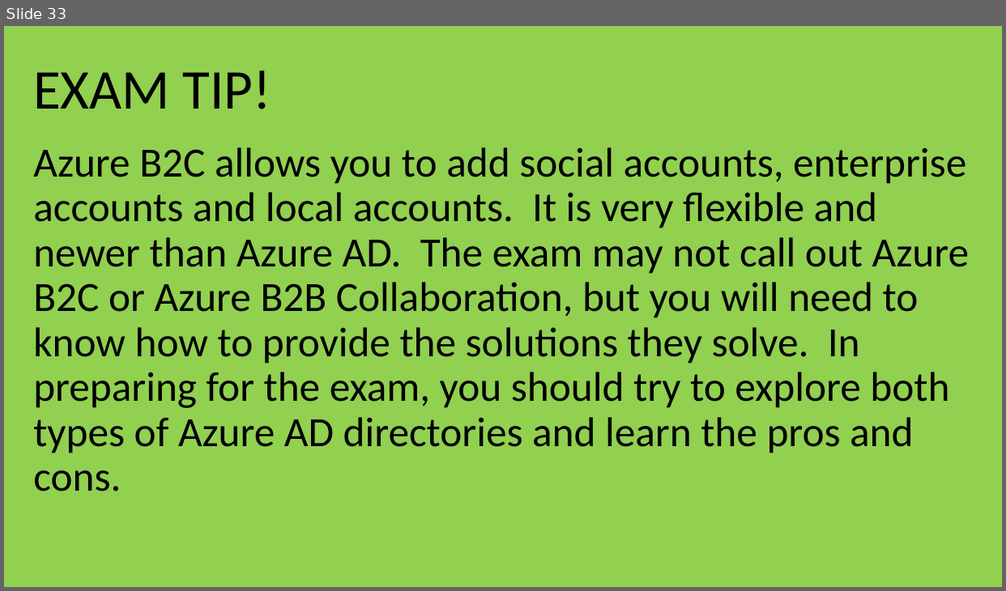
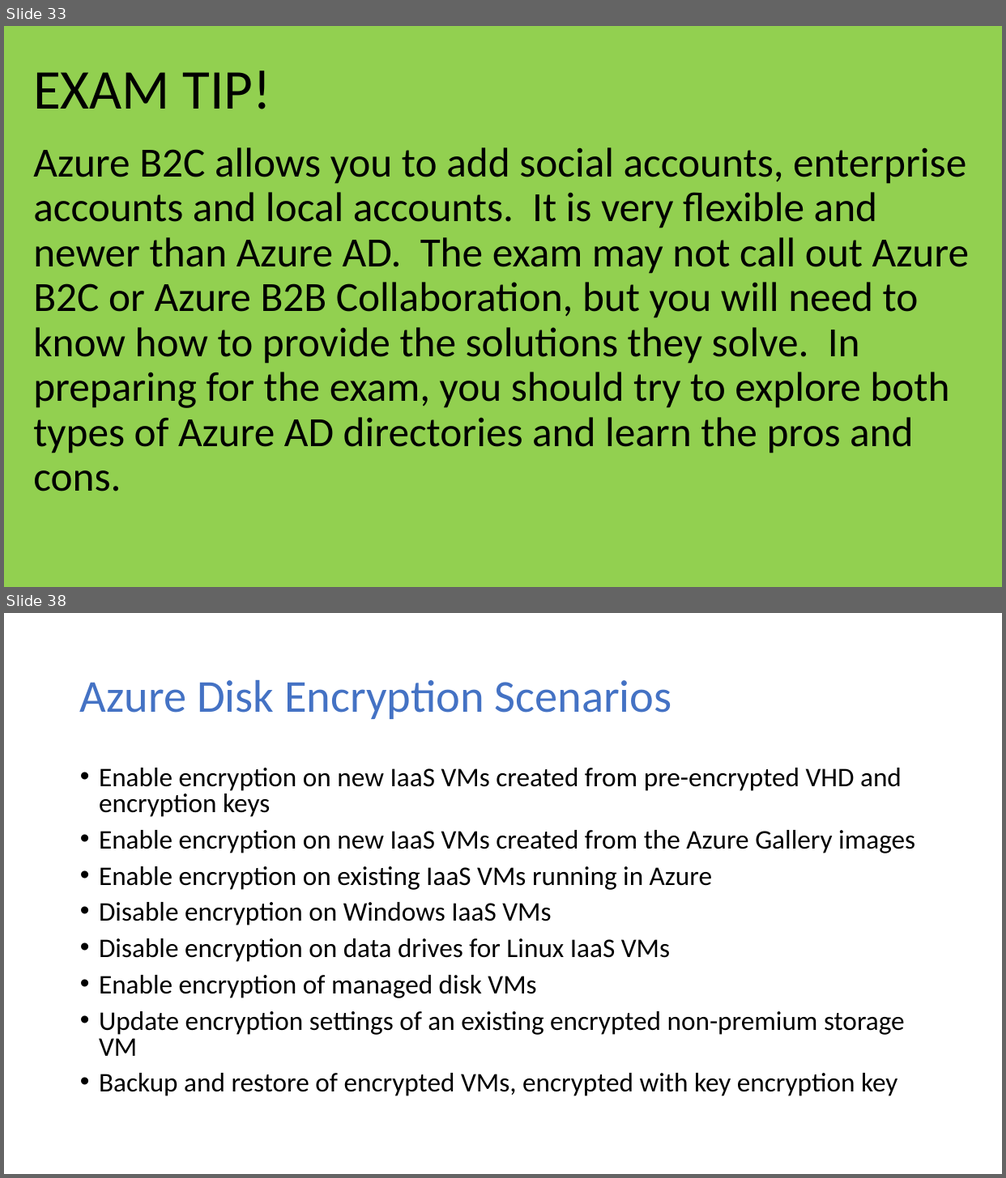
Before and after one commit to dstolts/70-534, a slide deck: Presentations/70-534-Combined-SecuritySlides.pptx. Shown one above the other, each under a label of ours: slide 33 before the commit, slides 33 and 38 after it; the slides between them are not shown. The pictures are 1006x591 and 1006x1178 pixels, drawn with LibreOffice and Linux fonts; fonts in the diff are those of the drawing. Boxes give left, top, right and bottom in pixels: in the first picture for what was removed or moved away, otherwise in the second. Text is boxed around its words. In the diff, an @@ line names an element or a change of style, - is before the commit and + after.

Commit message:
Data Security Content

```diff
--- a/Presentations/70-534-Combined-SecuritySlides.pptx
+++ b/Presentations/70-534-Combined-SecuritySlides.pptx
@@ slide 38 added at <box>4,613,1002,1174</box>, background #FFFFFF @@
@@ title added at <box>80,680,672,719</box>, 44 pt, text #4472C4 @@
+Azure Disk Encryption Scenarios
@@ text added at <box>99,768,915,1097</box>, 25.9 pt, text #000000 @@
+• Enable encryption on new IaaS VMs created from pre-encrypted VHD and encryption keys
+• Enable encryption on new IaaS VMs created from the Azure Gallery images
+• Enable encryption on existing IaaS VMs running in Azure
+• Disable encryption on Windows IaaS VMs
+• Disable encryption on data drives for Linux IaaS VMs
+• Enable encryption of managed disk VMs
+• Update encryption settings of an existing encrypted non-premium storage VM
+• Backup and restore of encrypted VMs, encrypted with key encryption key
```
Also in this commit, not shown: 8 other slides added.
